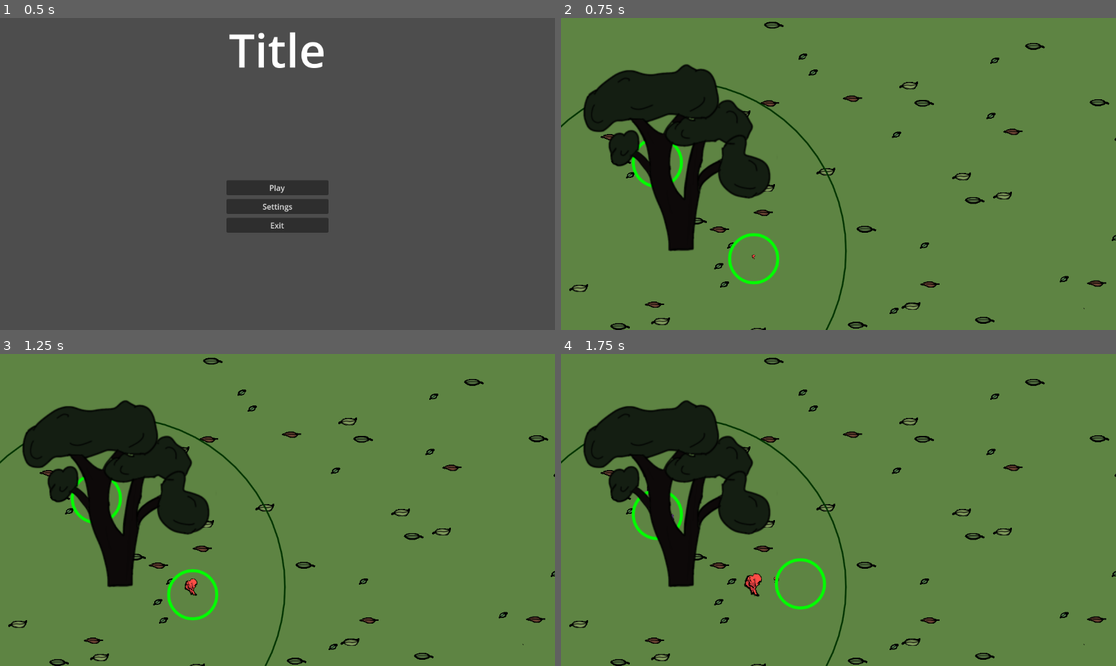
Above: before the commit, frames 1-4 (two rows, left to right).
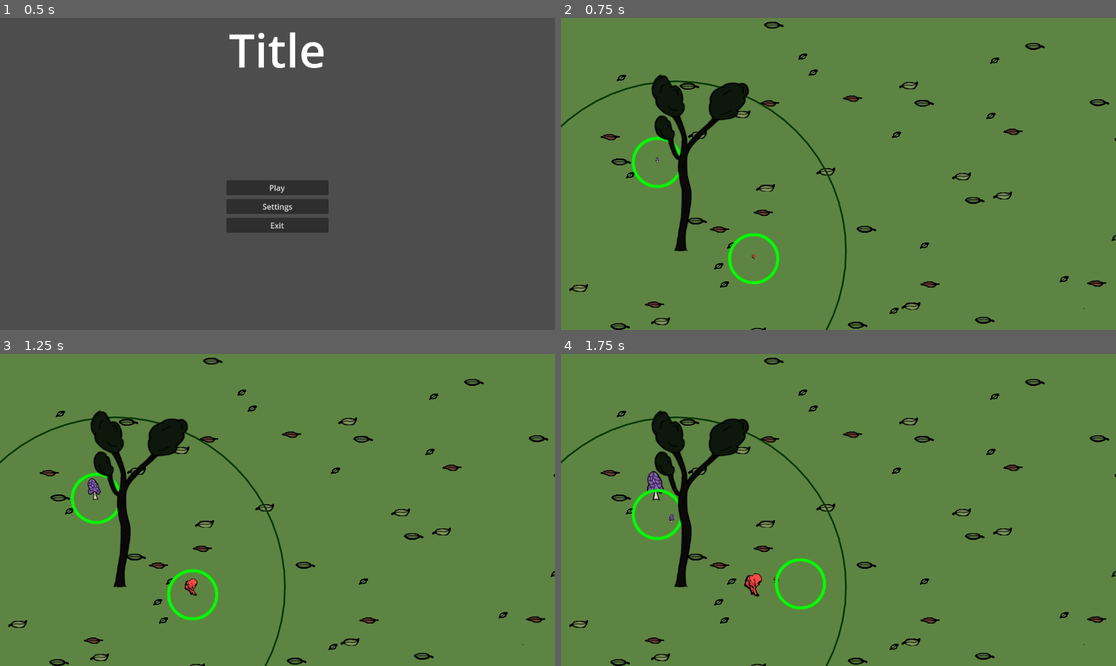
Above: after the commit, the same moments.

Repository: carcinizer/slavic-2025
Game: Godot game, scene res://scenes/main_menu.tscn
Same seed, same stepped clock (60 frames per second), same inputs: the game is played once before the commit and once after it.
Inputs:
- Up to frame 1 (0.5 s): no input
- Up to frame 2 (0.75 s): click "Play" at 0.5 s
- Up to frame 3 (1.25 s): no input
- Up to frame 4 (1.75 s): tap Enter at 1.25 s; hold Right (right1) from 1.28 s (still down); tap S (down2) at 1.35 s

Frame 1 is identical in both runs. In frame 2, 8.7% of the frame differs, in the area x 4-38%, y 14-75%; in frame 3, 8.7%; in frame 4, 8.7%.

Commit message:
new trees graphics

Diff:
--- a/scenes/tree.tscn
+++ b/scenes/tree.tscn
@@ -20,11 +20,11 @@
 [node name="Sprite" type="Sprite2D" parent="."]
 z_as_relative = false
 y_sort_enabled = true
-scale = Vector2(1.5, 1.5)
 texture = ExtResource("2_vplca")
 centered = false
-offset = Vector2(-140, -265.645)
-hframes = 3
+offset = Vector2(-140, -457.805)
+hframes = 2
+vframes = 3
 
 [node name="NeighborRange" type="Area2D" parent="."]
 
Binary file changed: graphics/tree.png
